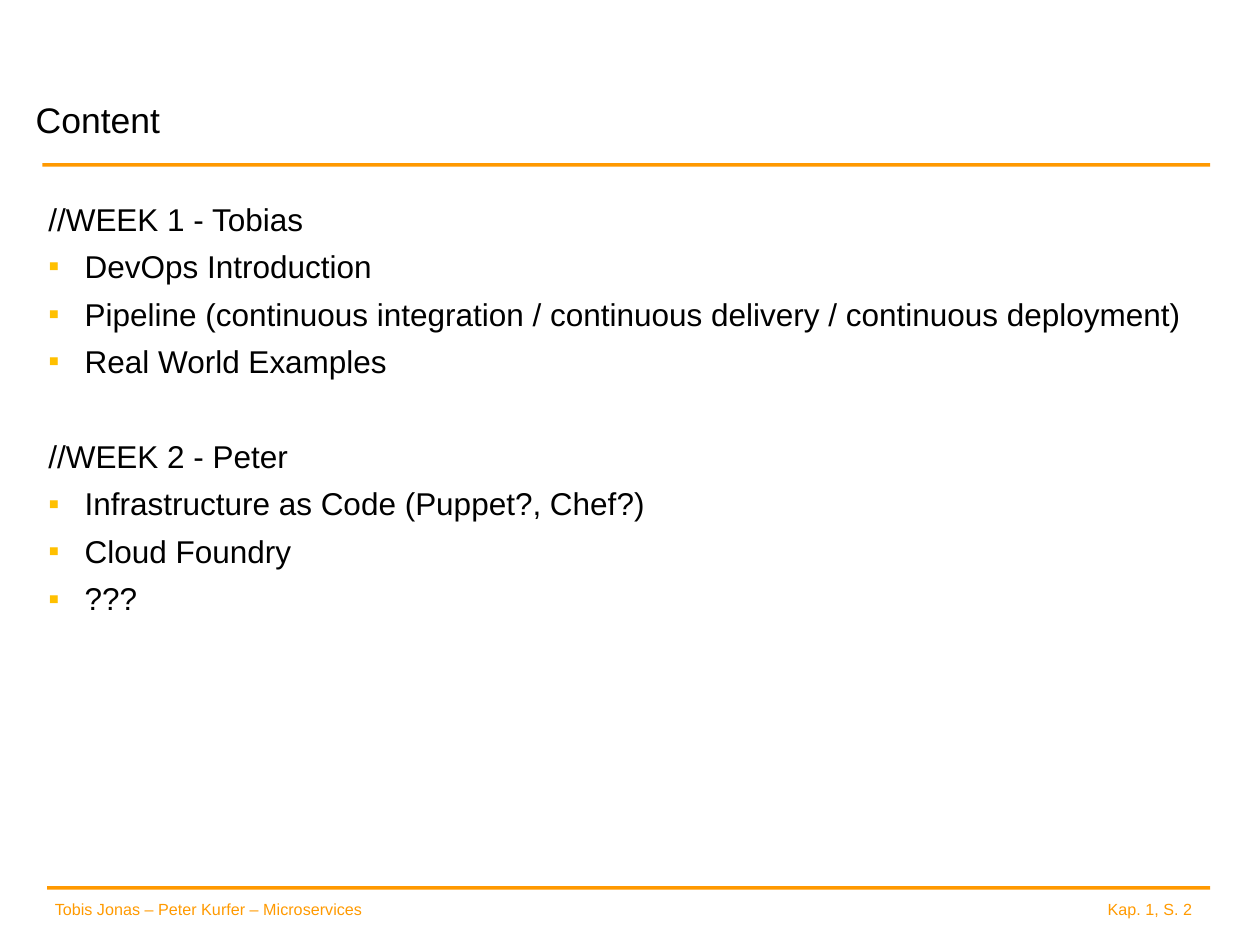
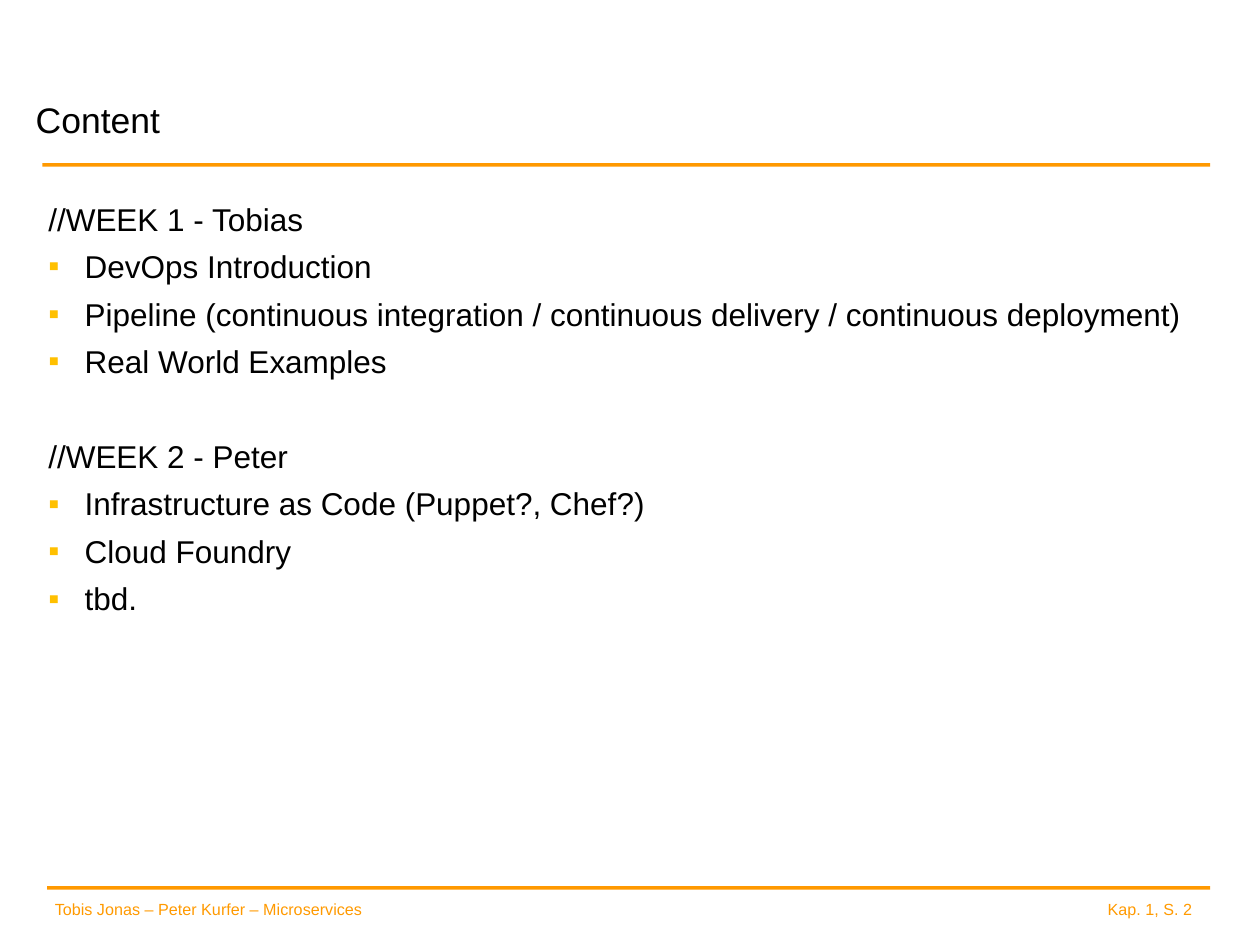
Before and after one commit to spoeck/Lectures, a slide deck: slide 2 of 03-DevOps/DevOps.pptx. Drawn at 1260x945 pixels with LibreOffice and Linux fonts; fonts in the diff are those of the drawing; background and template pictures are left out. Boxes give left, top, right and bottom in pixels: in the first picture for what was removed or moved away, otherwise in the second. Text is boxed around its words. In the diff, an @@ line names an element or a change of style, - is before the commit and + after.

```diff
--- a/03-DevOps/DevOps.pptx
+++ b/03-DevOps/DevOps.pptx
@@ text at (85,587,137,611): text changed @@
-▪ ???
+▪ tbd.
```
Also in this commit, not shown: 4 other slides changed, 2 slides added, 1 slide removed.
